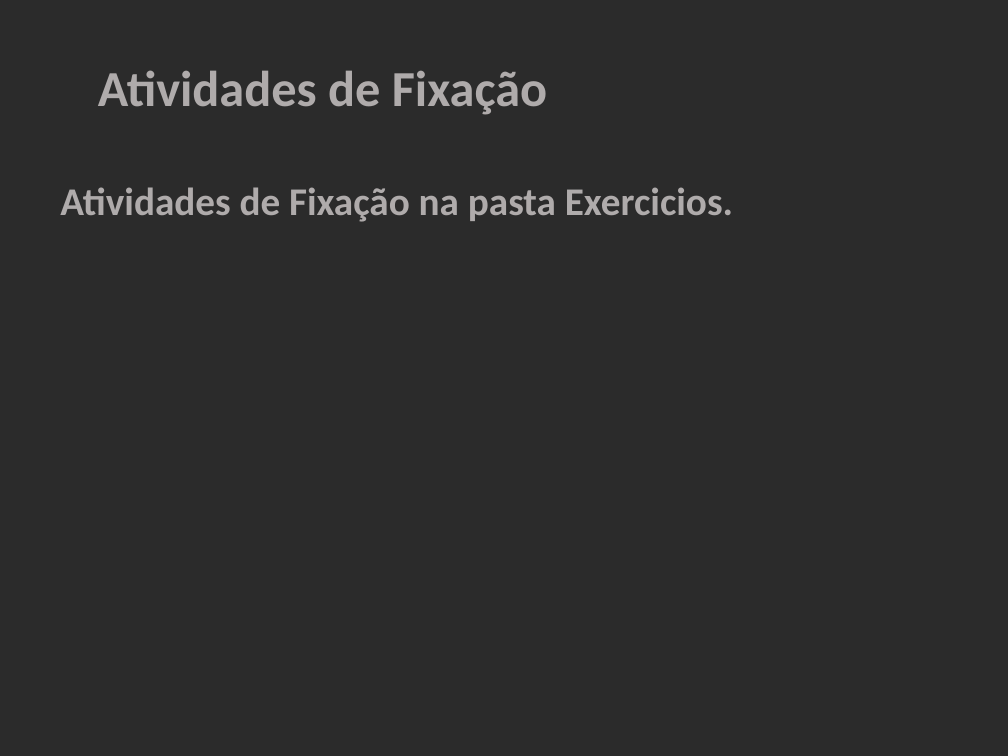
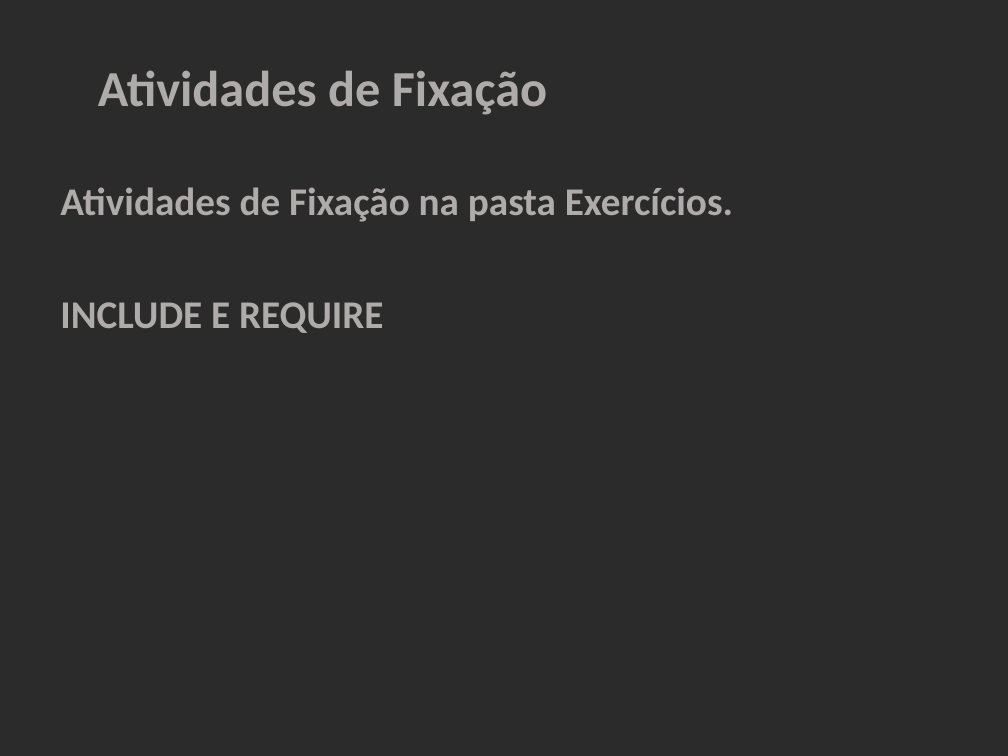
Before and after one commit to gelvaziosenac/PROGRAMADOR_WEB, a slide deck: slide 10 of slides/SLIDE 05 - NOCOES BASICAS PHP 03.pptx. Drawn at 1008x756 pixels with LibreOffice and Linux fonts; fonts in the diff are those of the drawing; background and template pictures are left out; a plain dark background stands for a picture behind light text. Boxes give left, top, right and bottom in pixels: in the first picture for what was removed or moved away, otherwise in the second. Text is boxed around its words. In the diff, an @@ line names an element or a change of style, - is before the commit and + after.

```diff
--- a/slides/SLIDE 05 - NOCOES BASICAS PHP 03.pptx
+++ b/slides/SLIDE 05 - NOCOES BASICAS PHP 03.pptx
@@ text at [60,187,733,333]: text changed @@
-Atividades de Fixação na pasta Exercicios.
+Atividades de Fixação na pasta Exercícios.
+INCLUDE E REQUIRE
```
Also in this commit, not shown: 5 slides added, 6 other files.
